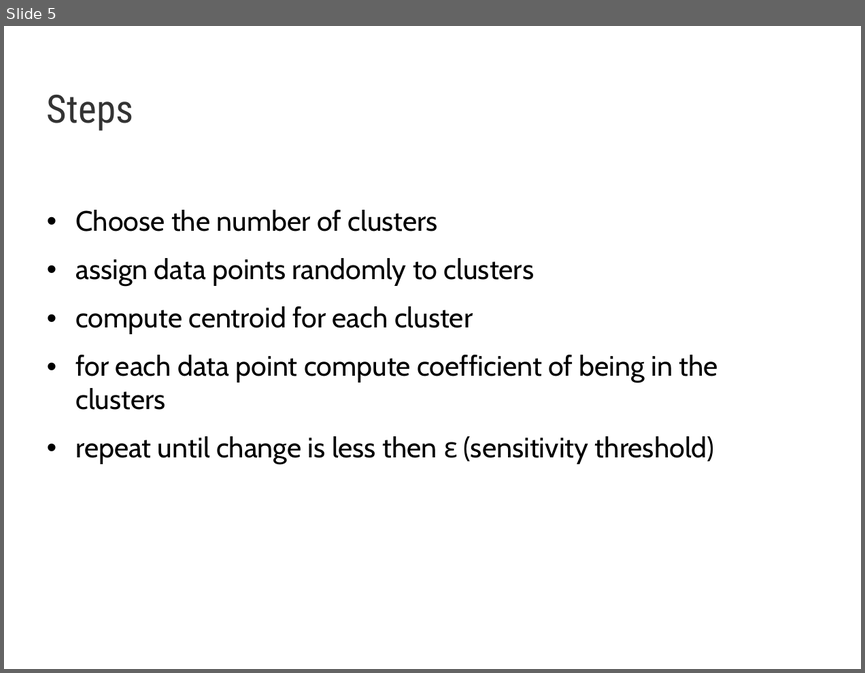
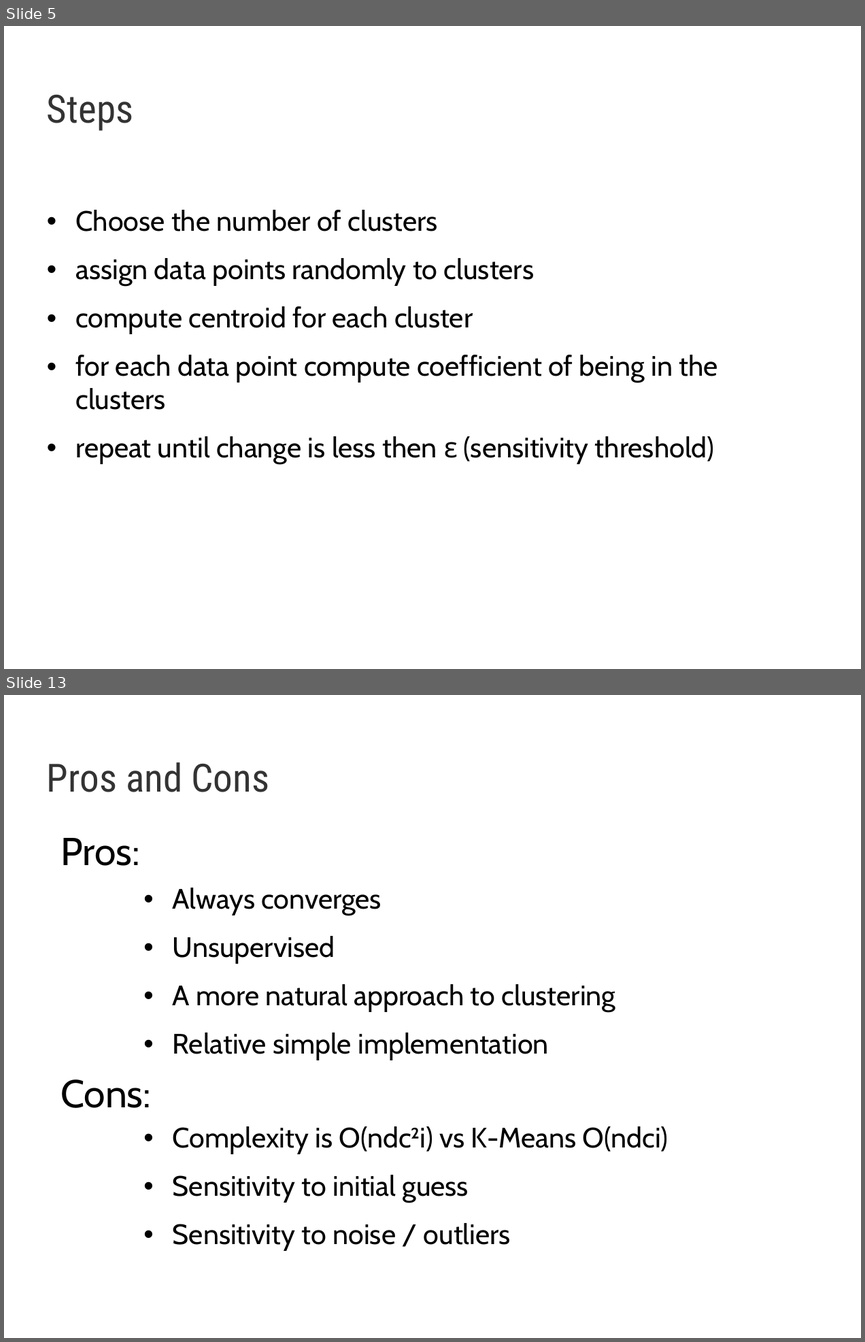
Before and after one commit to AndyTheFactory/DM, a slide deck: Prezentare/FCM.ppt. Shown one above the other, each under a label of ours: slide 5 before the commit, slides 5 and 13 after it; the slides between them are not shown. The pictures are 865x673 and 865x1342 pixels, drawn with LibreOffice and Linux fonts; fonts in the diff are those of the drawing; background and template pictures are left out. Boxes give left, top, right and bottom in pixels: in the first picture for what was removed or moved away, otherwise in the second. Text is boxed around its words. In the diff, an @@ line names an element or a change of style, - is before the commit and + after.

```diff
--- a/Prezentare/FCM.ppt
+++ b/Prezentare/FCM.ppt
@@ slide 13 added at <box>4,695,861,1338</box>, background picture (left out) @@
@@ text added at <box>47,762,270,792</box>, 36 pt, text #333333 @@
+Pros and Cons
@@ text added at <box>60,838,140,866</box>, 36 pt, text #000000 @@
+Pros:
@@ text added at <box>173,887,616,1060</box>, 26 pt, text #000000 @@
+• Always converges
+• Unsupervised
+• A more natural approach to clustering
+• Relative simple implementation
@@ text added at <box>60,1079,151,1108</box>, 36 pt, text #000000 @@
+Cons:
@@ text added at <box>173,1126,668,1251</box>, 26 pt, text #000000 @@
+• Complexity is O(ndc²i) vs K-Means O(ndci)
+• Sensitivity to initial guess
+• Sensitivity to noise / outliers
```
Also in this commit, not shown: 3 slides changed, 5 other slides added, 5 other files.
